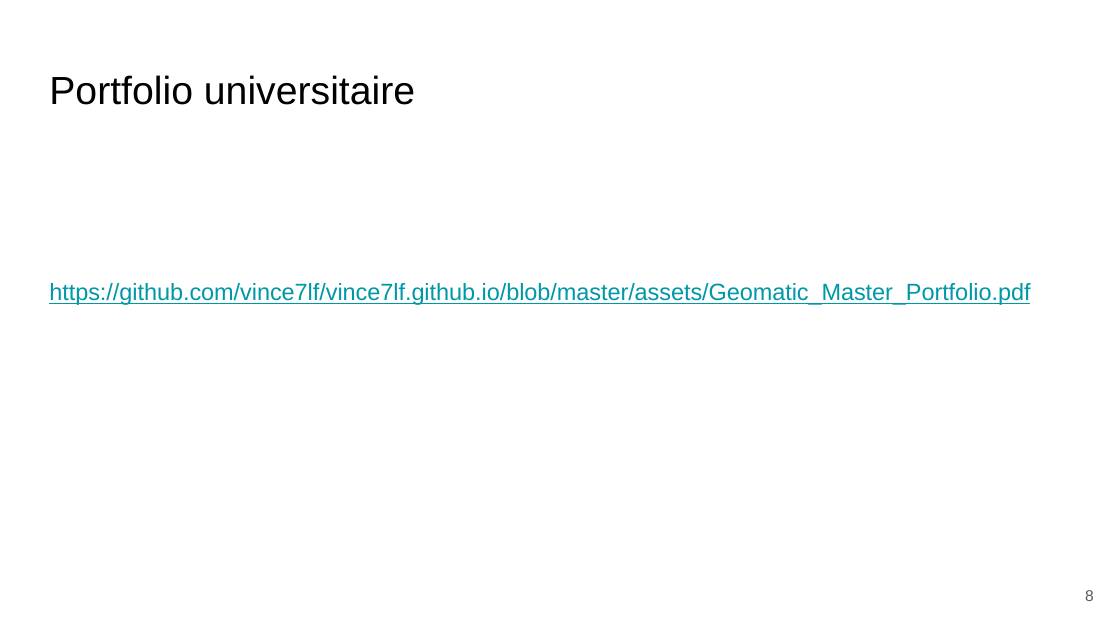
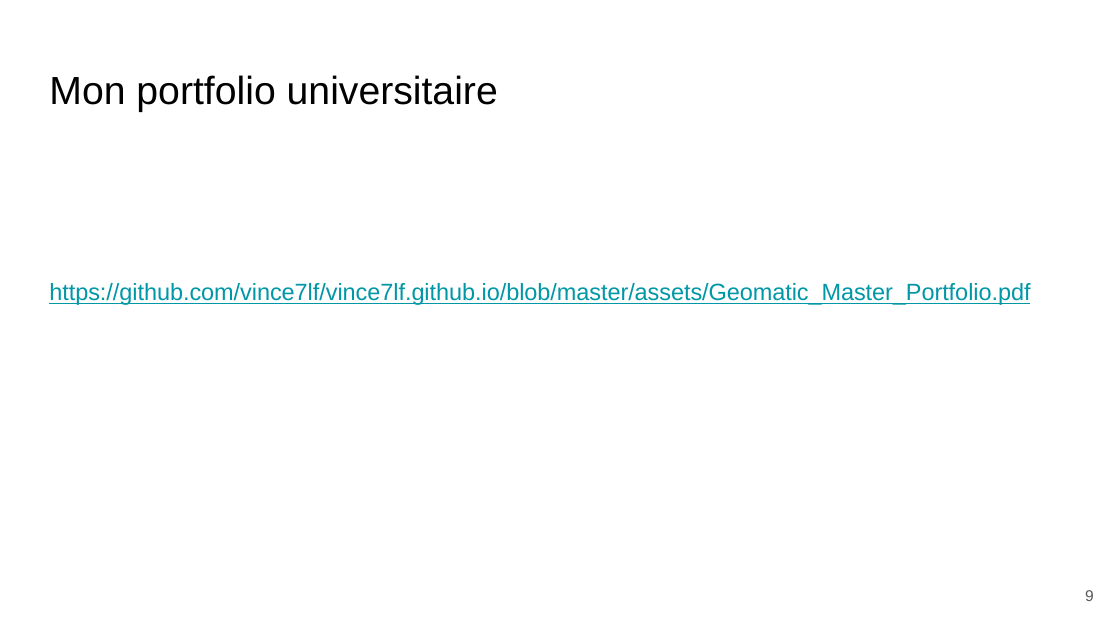
Before and after one commit to vince7lf/vince7lf.github.io, a slide deck: slide 9 of assets/Presentation CV Vincent Le Falher.pptx (slide 8 before the commit). Drawn at 1120x630 pixels with LibreOffice and Linux fonts; fonts in the diff are those of the drawing. Boxes give left, top, right and bottom in pixels: in the first picture for what was removed or moved away, otherwise in the second. Text is boxed around its words. In the diff, an @@ line names an element or a change of style, - is before the commit and + after.

```diff
--- a/assets/Presentation CV Vincent Le Falher.pptx
+++ b/assets/Presentation CV Vincent Le Falher.pptx
@@ title at (49,75,498,112): text changed @@
-Portfolio universitaire
+Mon portfolio universitaire
```
Also in this commit, not shown: 10 other slides changed, 1 slide added, 1 other file.
